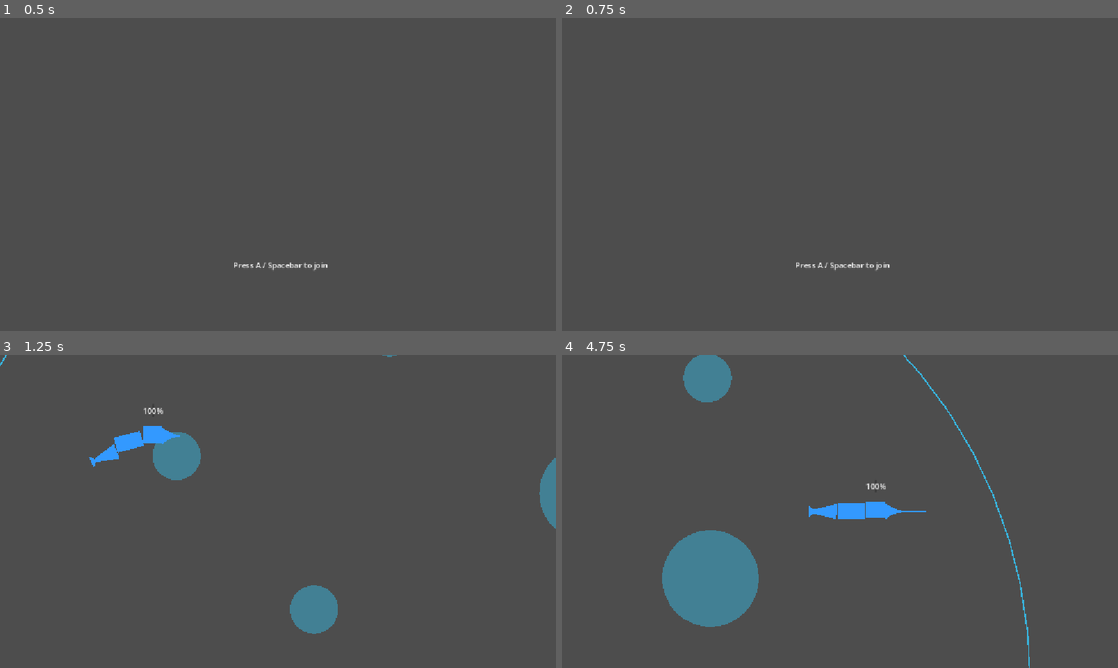
Above: before the commit, frames 1-4 (two rows, left to right).
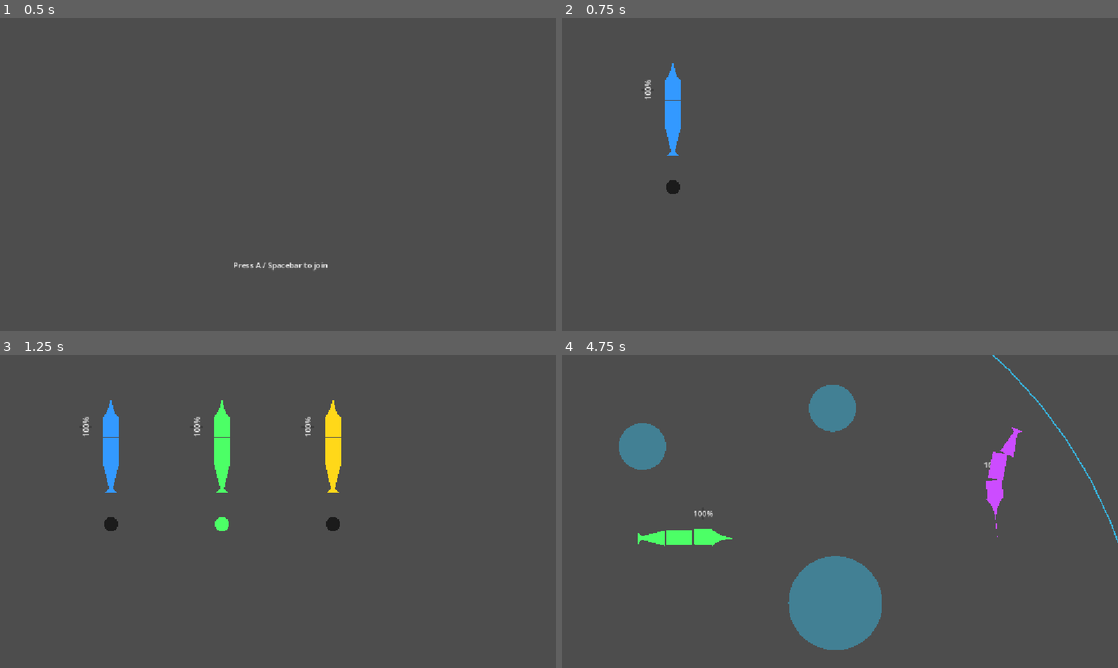
Above: after the commit, the same moments.

Repository: Monk135/FishedUp
Game: Godot game, scene res://scenes/Menus_&_UI/Menu_CharacterSelection.tscn
Two runs of this game, one before a commit and one after it. Both use one fixed random seed, a clock stepped at 60 frames per second and the inputs below.
Inputs:
- Up to frame 1 (0.5 s): no input
- Up to frame 2 (0.75 s): tap A (move_left_p1) at 0.5 s; hold H (move_right_p4, bound only after the commit) from 0.53 s (still down); hold Enter from 0.53 s (still down)
- Up to frame 3 (1.25 s): keep holding H (move_right_p4, bound only after the commit); keep holding Enter; tap Space at 0.77, 1.07 s; tap Shift at 0.8 s
- Up to frame 4 (4.75 s): release H (move_right_p4, bound only after the commit) at 1.28 s; release Enter at 1.28 s; hold G (move_down_p4, bound only after the commit) 1.28-2.03 s; tap Shift at 1.35 s; tap Space at 1.52, 1.82, 3.02, 3.32, 3.77, 4.07, 4.52, 4.55 s; tap B at 1.55 s; hold H (move_right_p4, bound only after the commit) 2.03-2.78 s; hold B 2.03-2.78 s; tap Backspace at 2.3, 2.85 s; hold T (move_up_p4, bound only after the commit) 2.78-3.53 s; tap Delete at 3.05, 3.6 s; hold F (move_left_p4, bound only after the commit) from 3.53 s (still down); tap V at 3.8, 4.35 s; tap Escape at 4.15 s

Frame 1 is identical in both runs. In frame 2, 0.9% of the frame differs, in the area x 14-59%, y 14-81%; in frame 3, 5.3%; in frame 4, 13%, in the area x 10-100%, y 0-100%.

Commit message:
Playable with 4 Keyboards (don't ask why)

Diff:
--- a/project.godot
+++ b/project.godot
@@ -82,22 +82,62 @@
 }
 move_left_p2={
 "deadzone": 0.2,
-"events": [Object(InputEventKey,"resource_local_to_scene":fa …(140 unchanged characters)… d":false,"keycode":0,"physical_keycode":4194319,"key_label":0,"unicode":0,"location":0,"echo":false,"script":null)
+"events": [Object(InputEventKey,"resource_local_to_scene":fa …(140 unchanged characters)… d":false,"keycode":0,"physical_keycode":74,"key_label":0,"unicode":106,"location":0,"echo":false,"script":null)
 ]
 }
 move_right_p2={
 "deadzone": 0.2,
-"events": [Object(InputEventKey,"resource_local_to_scene":fa …(140 unchanged characters)… d":false,"keycode":0,"physical_keycode":4194321,"key_label":0,"unicode":0,"location":0,"echo":false,"script":null)
+"events": [Object(InputEventKey,"resource_local_to_scene":fa …(140 unchanged characters)… d":false,"keycode":0,"physical_keycode":76,"key_label":0,"unicode":108,"location":0,"echo":false,"script":null)
 ]
 }
 move_down_p2={
 "deadzone": 0.2,
-"events": [Object(InputEventKey,"resource_local_to_scene":fa …(140 unchanged characters)… d":false,"keycode":0,"physical_keycode":4194322,"key_label":0,"unicode":0,"location":0,"echo":false,"script":null)
+"events": [Object(InputEventKey,"resource_local_to_scene":fa …(140 unchanged characters)… d":false,"keycode":0,"physical_keycode":75,"key_label":0,"unicode":107,"location":0,"echo":false,"script":null)
 ]
 }
 move_up_p2={
 "deadzone": 0.2,
+"events": [Object(InputEventKey,"resource_local_to_scene":false,"resource_name":"","device":-1,"window_id":0,"alt_pressed":false,"shift_pressed":false,"ctrl_pressed":false,"meta_pressed":false,"pressed":false,"keycode":0,"physical_keycode":73,"key_label":0,"unicode":105,"location":0,"echo":false,"script":null)
+]
+}
+move_left_p3={
+"deadzone": 0.2,
+"events": [Object(InputEventKey,"resource_local_to_scene":false,"resource_name":"","device":-1,"window_id":0,"alt_pressed":false,"shift_pressed":false,"ctrl_pressed":false,"meta_pressed":false,"pressed":false,"keycode":0,"physical_keycode":4194319,"key_label":0,"unicode":0,"location":0,"echo":false,"script":null)
+]
+}
+move_left_p4={
+"deadzone": 0.2,
+"events": [Object(InputEventKey,"resource_local_to_scene":false,"resource_name":"","device":-1,"window_id":0,"alt_pressed":false,"shift_pressed":false,"ctrl_pressed":false,"meta_pressed":false,"pressed":false,"keycode":0,"physical_keycode":70,"key_label":0,"unicode":102,"location":0,"echo":false,"script":null)
+]
+}
+move_right_p3={
+"deadzone": 0.2,
+"events": [Object(InputEventKey,"resource_local_to_scene":false,"resource_name":"","device":-1,"window_id":0,"alt_pressed":false,"shift_pressed":false,"ctrl_pressed":false,"meta_pressed":false,"pressed":false,"keycode":0,"physical_keycode":4194321,"key_label":0,"unicode":0,"location":0,"echo":false,"script":null)
+]
+}
+move_right_p4={
+"deadzone": 0.2,
+"events": [Object(InputEventKey,"resource_local_to_scene":false,"resource_name":"","device":-1,"window_id":0,"alt_pressed":false,"shift_pressed":false,"ctrl_pressed":false,"meta_pressed":false,"pressed":false,"keycode":0,"physical_keycode":72,"key_label":0,"unicode":104,"location":0,"echo":false,"script":null)
+]
+}
+move_up_p3={
+"deadzone": 0.2,
 "events": [Object(InputEventKey,"resource_local_to_scene":false,"resource_name":"","device":-1,"window_id":0,"alt_press …(195 unchanged characters)…
+]
+}
+move_up_p4={
+"deadzone": 0.2,
+"events": [Object(InputEventKey,"resource_local_to_scene":false,"resource_name":"","device":-1,"window_id":0,"alt_pressed":false,"shift_pressed":false,"ctrl_pressed":false,"meta_pressed":false,"pressed":false,"keycode":0,"physical_keycode":84,"key_label":0,"unicode":116,"location":0,"echo":false,"script":null)
+]
+}
+move_down_p3={
+"deadzone": 0.2,
+"events": [Object(InputEventKey,"resource_local_to_scene":false,"resource_name":"","device":-1,"window_id":0,"alt_pressed":false,"shift_pressed":false,"ctrl_pressed":false,"meta_pressed":false,"pressed":false,"keycode":0,"physical_keycode":4194322,"key_label":0,"unicode":0,"location":0,"echo":false,"script":null)
+]
+}
+move_down_p4={
+"deadzone": 0.2,
+"events": [Object(InputEventKey,"resource_local_to_scene":false,"resource_name":"","device":-1,"window_id":0,"alt_pressed":false,"shift_pressed":false,"ctrl_pressed":false,"meta_pressed":false,"pressed":false,"keycode":0,"physical_keycode":71,"key_label":0,"unicode":103,"location":0,"echo":false,"script":null)
 ]
 }
 
--- a/scenes/Menus_&_UI/character_select.gd
+++ b/scenes/Menus_&_UI/character_select.gd
@@ -19,19 +19,27 @@
 
 
 
+# Keyboard device IDs
+# -1 = WASD player
+# -2 = Arrow keys player
+
 func _input(event: InputEvent) -> void:
 	if event is InputEventKey and event.pressed and not event.echo:
-		if event.keycode == KEY_SPACE:
-			if joined_devices.has(-1):
-				_try_ready(-1)
-			else:
-				_try_join(-1)
-		if event.keycode == KEY_ESCAPE:
-			_try_leave(-1)
-		if event.keycode == KEY_A and joined_devices.has(-1):
-			_cycle_color(-1, -1)
-		if event.keycode == KEY_D and joined_devices.has(-1):
-			_cycle_color(-1, 1)
+		match event.keycode:
+			KEY_SPACE: _handle_keyboard_join(-1)
+			KEY_ENTER: _handle_keyboard_join(-2)
+			KEY_SHIFT: _handle_keyboard_join(-3)
+			KEY_B: _handle_keyboard_join(-4)
+			KEY_ESCAPE: _try_leave(-1)
+			KEY_BACKSPACE: _try_leave(-2)
+			KEY_DELETE: _try_leave(-3)
+			KEY_V: _try_leave(-4)
+			KEY_A:
+				if joined_devices.has(-1):
+					_cycle_color(-1, -1)
+			KEY_D:
+				if joined_devices.has(-1):
+					_cycle_color(-1, 1)
 
 	if event is InputEventJoypadButton and event.pressed:
 		if event.button_index == JOY_BUTTON_A:
@@ -59,6 +67,11 @@
 			child.color = COLORS[idx]
 	print("device ", device_id, " color: ", idx)
 
+func _handle_keyboard_join(device_id: int) -> void:
+	if joined_devices.has(device_id):
+		_try_ready(device_id)
+	else:
+		_try_join(device_id)
 
 var fish_previews: Dictionary = {}
 
--- /dev/null
+++ b/scenes/Menus_&_UI/perk_card.tscn
@@ -0,0 +1,19 @@
+[gd_scene load_steps=2 format=3 uid="uid://lhduebmhcfbn"]
+
+[ext_resource type="Script" uid="uid://c5rf6vup76ay" path="res://scripts/Perks/perk_card.gd" id="1_wppyh"]
+
+[node name="PerkCard" type="PanelContainer"]
+script = ExtResource("1_wppyh")
+
+[node name="VBoxContainer" type="VBoxContainer" parent="."]
+layout_mode = 2
+
+[node name="CardImage" type="TextureRect" parent="VBoxContainer"]
+layout_mode = 2
+expand_mode = 2
+
+[node name="NameLabel" type="Label" parent="VBoxContainer"]
+layout_mode = 2
+
+[node name="DescriptionLabel" type="Label" parent="VBoxContainer"]
+layout_mode = 2
--- a/scenes/Menus_&_UI/perk_selection.gd
+++ b/scenes/Menus_&_UI/perk_selection.gd
@@ -26,6 +26,8 @@
 		cards[i].scale = scale
 
 func _input(event: InputEvent) -> void:
+	if selection_order.is_empty() or current_player_index >= selection_order.size():
+		return
 	var current_device: int = selection_order[current_player_index]
 
 	if event is InputEventKey and event.pressed and not event.echo:
--- a/scenes/characters/fish.tscn
+++ b/scenes/characters/fish.tscn
@@ -23,7 +23,6 @@
 motion_mode = 1
 script = ExtResource("1_0akro")
 passive_thrust = 1800.0
-initial_damage = 100.0
 
 [node name="BillArea" type="Area2D" parent="."]
 
--- /dev/null
+++ b/scripts/Perks/perk_card.gd
@@ -0,0 +1,14 @@
+extends PanelContainer
+
+@export var perk_name: String = "Perk Name"
+@export var perk_description: String = "Perk Description"
+
+@onready var name_label: Label = $VBoxContainer/NameLabel
+@onready var description_label: Label = $VBoxContainer/DescriptionLabel
+
+func _ready() -> void:
+	name_label.text = perk_name
+	description_label.text = perk_description
+
+func apply(fish: CharacterBody2D) -> void:
+	pass  # override in child scenes
--- a/scripts/fish_player.gd
+++ b/scripts/fish_player.gd
@@ -2,6 +2,8 @@
 
 @export var player_id: int = 1
 @export var joypad_id: int = -1  # -1 = keyboard, 0+ = joypad
+
+var _prev_space_pressed: bool = false
 
 var original_modulate: Color = Color.WHITE
 
@@ -247,17 +249,28 @@
 			Input.get_joy_axis(joypad_id, JOY_AXIS_LEFT_X),
 			Input.get_joy_axis(joypad_id, JOY_AXIS_LEFT_Y)
 		)
-	match player_id:
-		1:
+	match joypad_id:
+		-1:  # WASD
 			return Vector2(
 				Input.get_axis("move_left_p1", "move_right_p1"),
 				Input.get_axis("move_up_p1", "move_down_p1")
 			)
-		_:
+		-2:  # IJKL
 			return Vector2(
 				Input.get_axis("move_left_p2", "move_right_p2"),
 				Input.get_axis("move_up_p2", "move_down_p2")
 			)
+		-3:  # Arrow keys
+			return Vector2(
+				Input.get_axis("move_left_p3", "move_right_p3"),
+				Input.get_axis("move_up_p3", "move_down_p3")
+			)
+		-4:  # TFGH
+			return Vector2(
+				Input.get_axis("move_left_p4", "move_right_p4"),
+				Input.get_axis("move_up_p4", "move_down_p4")
+			)
+	return Vector2.ZERO
 
 func _flash_red() -> void:
 	modulate = Color.RED
@@ -303,6 +316,25 @@
 	if joypad_id >= 0:
 		_handle_joypad_movement(input, delta)
 		return
+
+	var space_pressed: bool = false
+	match joypad_id:
+		-1: space_pressed = Input.is_key_pressed(KEY_SPACE)
+		-2: space_pressed = Input.is_key_pressed(KEY_ENTER)
+		-3: space_pressed = Input.is_key_pressed(KEY_SHIFT)
+		-4: space_pressed = Input.is_key_pressed(KEY_B)
+
+	var space_just_pressed: bool = space_pressed and not _prev_space_pressed
+	_prev_space_pressed = space_pressed
+
+	if space_just_pressed and dash_cooldown_timer <= 0.0 and not is_dashing:
+		is_dashing = true
+		dash_timer = dash_duration
+		dash_cooldown_timer = dash_cooldown
+		var forward := Vector2(cos(head_angle), sin(head_angle))
+		velocity += forward * dash_force
+
+
 
 	# ... rest of your existing keyboard handling unchanged
 	if abs(input.x) > 0.1:
Not shown, added: scripts/Perks/perk_card.gd.uid
